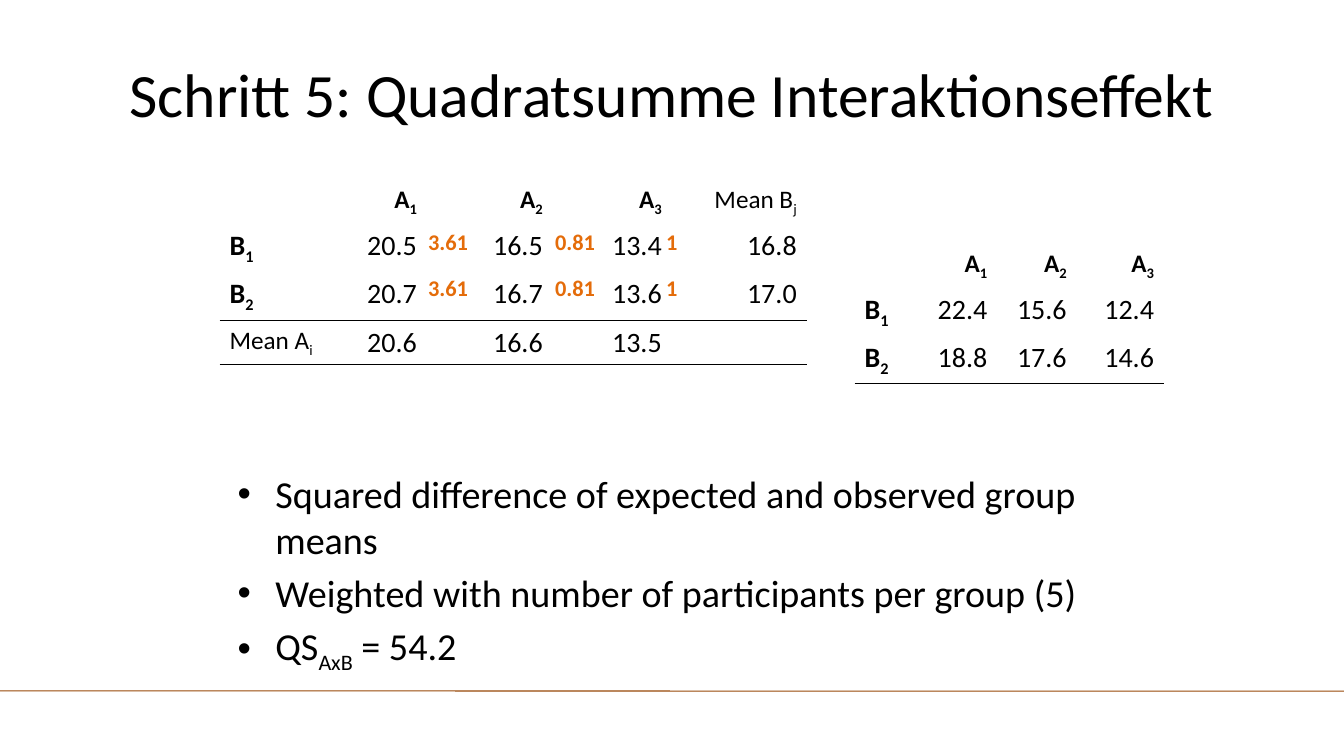
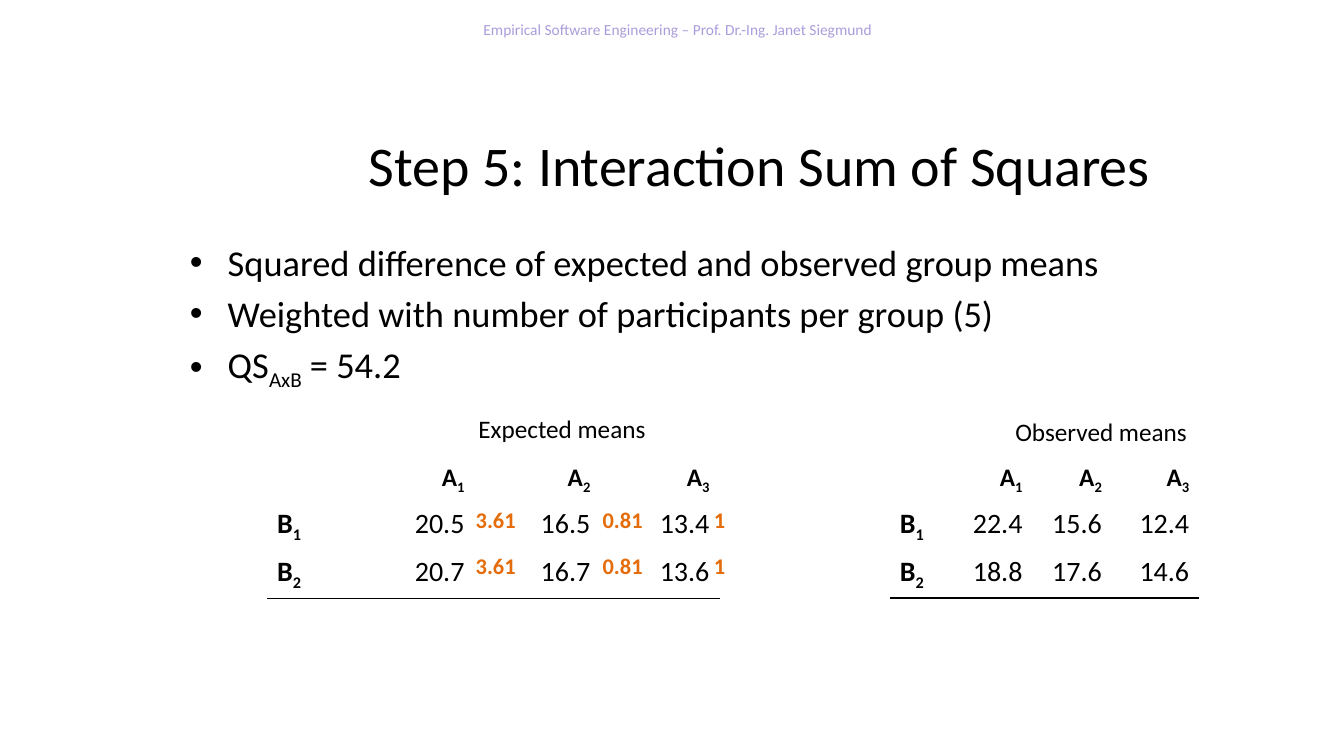
Before and after one commit to feigensp/lehre, a slide deck: slide 63 of ese/WS1920/04_Analysis.pptx (slide 62 before the commit). Drawn at 1344x756 pixels with LibreOffice and Linux fonts; fonts in the diff are those of the drawing; background and template pictures are left out. Boxes give left, top, right and bottom in pixels: in the first picture for what was removed or moved away, otherwise in the second. Text is boxed around its words. In the diff, an @@ line names an element or a change of style, - is before the commit and + after.

Commit message:
Updated slides

```diff
--- a/ese/WS1920/04_Analysis.pptx
+++ b/ese/WS1920/04_Analysis.pptx
@@ text added at [483, 24, 871, 38], 11 pt, text #AB9DDB @@
+Empirical Software Engineering – Prof. Dr.-Ing. Janet Siegmund
@@ title at [369, 147, 1150, 195]: text changed; size 44 to 40 pt @@
-Schritt 5: Quadratsumme Interaktionseffekt
+Step 5: Interaction Sum of Squares
@@ text "Squared difference of expected and ...": place and size @@
-text "Squared difference of expected and ..." at [275, 481, 1076, 661]
+text "Squared difference of expected and ..." at [228, 250, 1098, 379]
@@ text "Squared difference of expected and ..." at [228, 250, 1098, 379]: size 27.2 to 26 pt @@
@@ text added at [478, 420, 646, 442], 18 pt, text #000000 @@
+  Expected means
@@ text added at [1015, 423, 1187, 442], 18 pt, text #000000 @@
+  Observed means
@@ table at [267, 458, 720, 592] @@
- | A1 | A2 | A3 | Mean Bj
-B1 | 20.5 | 16.5 | 13.4 | 16.8
-B2 | 20.7 | 16.7 | 13.6 | 17.0
-Mean Ai | 20.6 | 16.6 | 13.5 | 
+ | A1 | A2 | A3
+B1 | 20.5 | 16.5 | 13.4
+B2 | 20.7 | 16.7 | 13.6
@@ table: place and size @@
-table at [220, 179, 808, 359]
+table at [267, 458, 720, 592]
@@ table: place and size @@
-table at [855, 243, 1166, 378]
+table at [890, 458, 1201, 592]
@@ table: place and size @@
-table at [418, 225, 759, 316]
+table at [466, 502, 807, 593]
@@ line removed from (0, 691) to (1344, 692) @@
```
Also in this commit, not shown: 40 other slides changed, 3 slides added, 18 slides removed, 5 other files.
